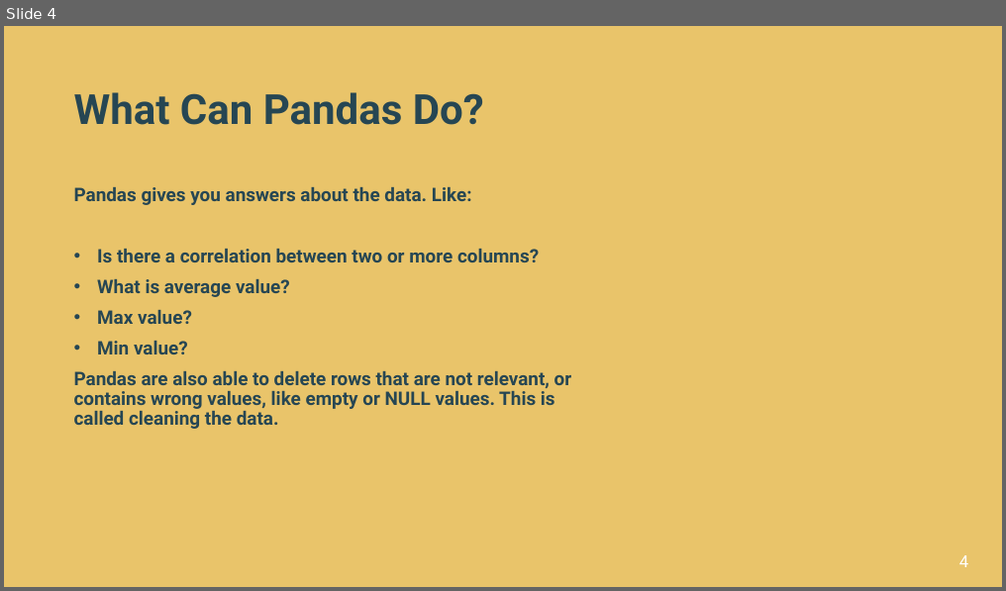
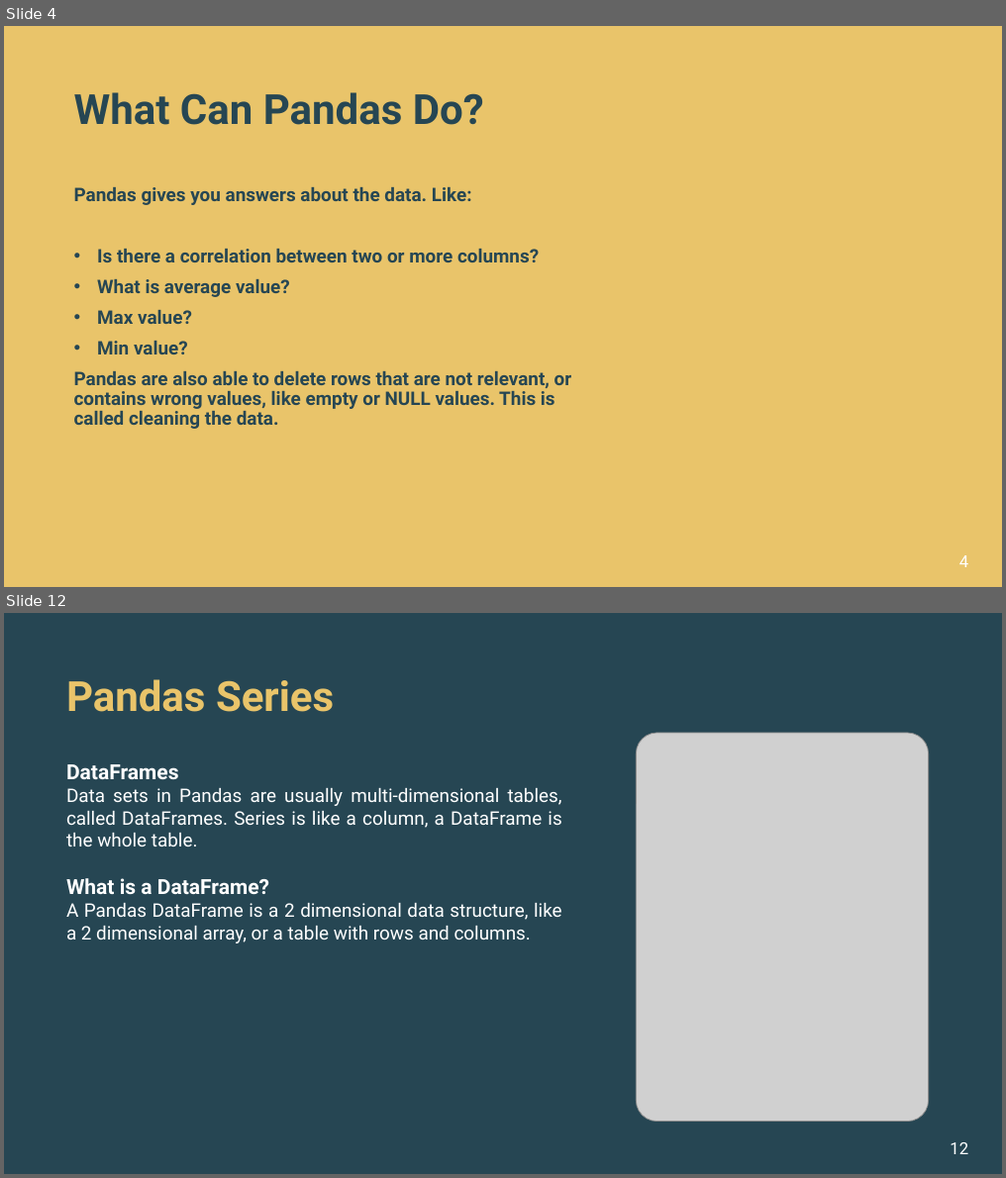
Before and after one commit to alishhde/PandasTutorial, a slide deck: Pandas Tutorials.pptx. Shown one above the other, each under a label of ours: slide 4 before the commit, slides 4 and 12 after it; the slides between them are not shown. The pictures are 1006x591 and 1006x1178 pixels, drawn with LibreOffice and Linux fonts; fonts in the diff are those of the drawing; grey boxes stand for pictures; background and template pictures are left out. Boxes give left, top, right and bottom in pixels: in the first picture for what was removed or moved away, otherwise in the second. Text is boxed around its words. In the diff, an @@ line names an element or a change of style, - is before the commit and + after.

```diff
--- a/Pandas Tutorials.pptx
+++ b/Pandas Tutorials.pptx
@@ slide 12 added at [4, 613, 1002, 1174], background #264653 @@
@@ title added at [66, 679, 334, 712], 40 pt, text #E9C46A, bold @@
+Pandas Series
@@ picture added at [636, 733, 929, 1121] @@
@@ text added at [66, 764, 562, 944], 18 pt, text #FFFFFF @@
+DataFrames
+Data sets in Pandas are usually multi-dimensional tables, called DataFrames. Series is like a column, a DataFrame is the whole table.
+What is a DataFrame?
+A Pandas DataFrame is a 2 dimensional data structure, like a 2 dimensional array, or a table with rows and columns.
@@ page number added at [949, 1143, 968, 1155], 16 pt, text #FFFFFF @@
+12
```
Also in this commit, not shown: 13 slides changed, 34 other slides added, 11 other files.
